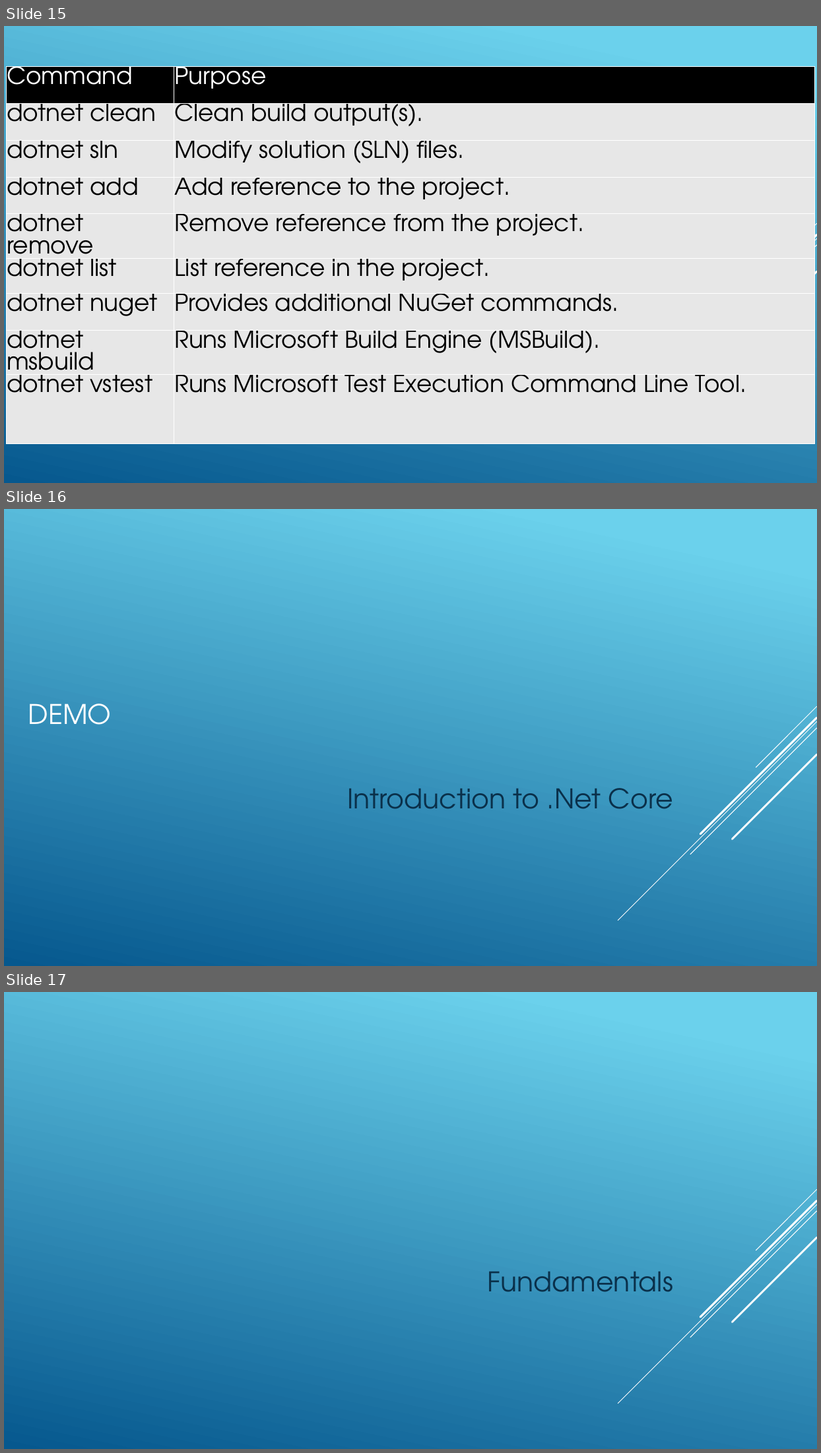
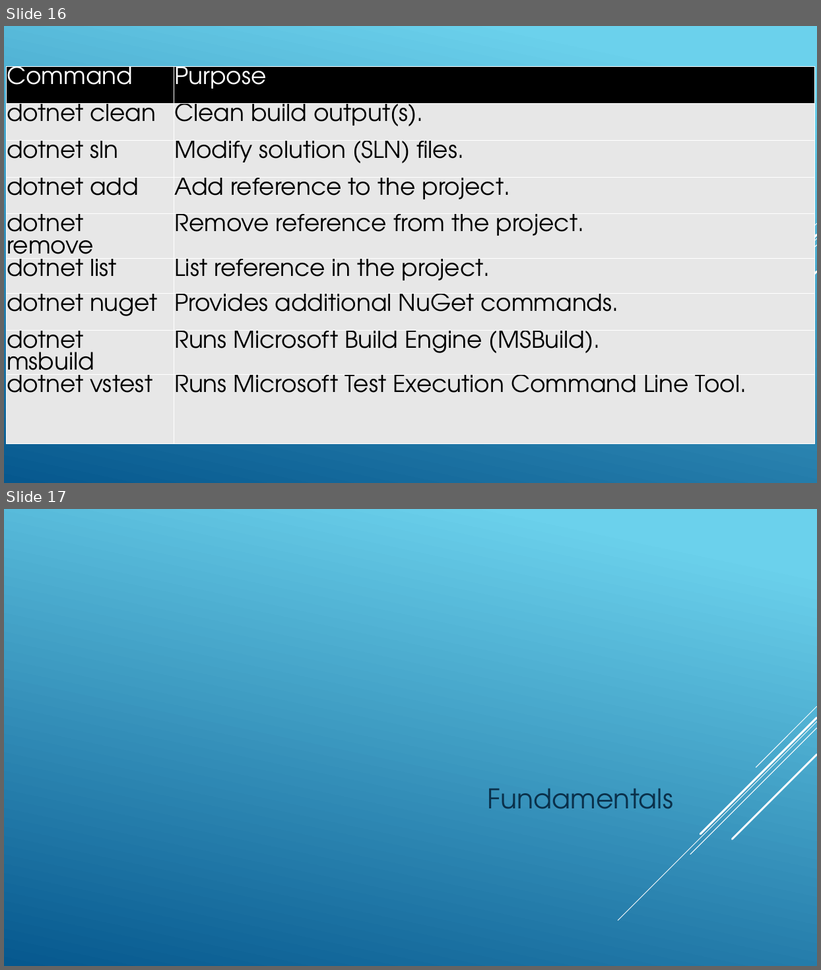
Before and after one commit to igorlimon/dotnetcore-iquest, a slide deck: Asp-net-core PeakIT.pptx. Shown one above the other, each under a label of ours: slides 15, 16 and 17 before the commit, slides 16 and 17 after it. The pictures are 821x1453 and 821x970 pixels, drawn with LibreOffice and Linux fonts; fonts in the diff are those of the drawing. Boxes give left, top, right and bottom in pixels: in the first picture for what was removed or moved away, otherwise in the second. Text is boxed around its words. In the diff, an @@ line names an element or a change of style, - is before the commit and + after.

```diff
--- a/Asp-net-core PeakIT.pptx
+++ b/Asp-net-core PeakIT.pptx
@@ slide 16 removed at (4,509,817,966), background gradient #6ED2EB to #06588E; not listed: 5 template elements that a slide beside it also shows @@
@@ title removed at (28,704,111,725) @@
-DEMO
@@ text removed at (347,788,673,809) @@
-Introduction to .Net Core
@@ what was slide 15 is now slide 16 @@
```
Also in this commit, not shown: 6 slides changed, 1 slide added, 12 other files.
